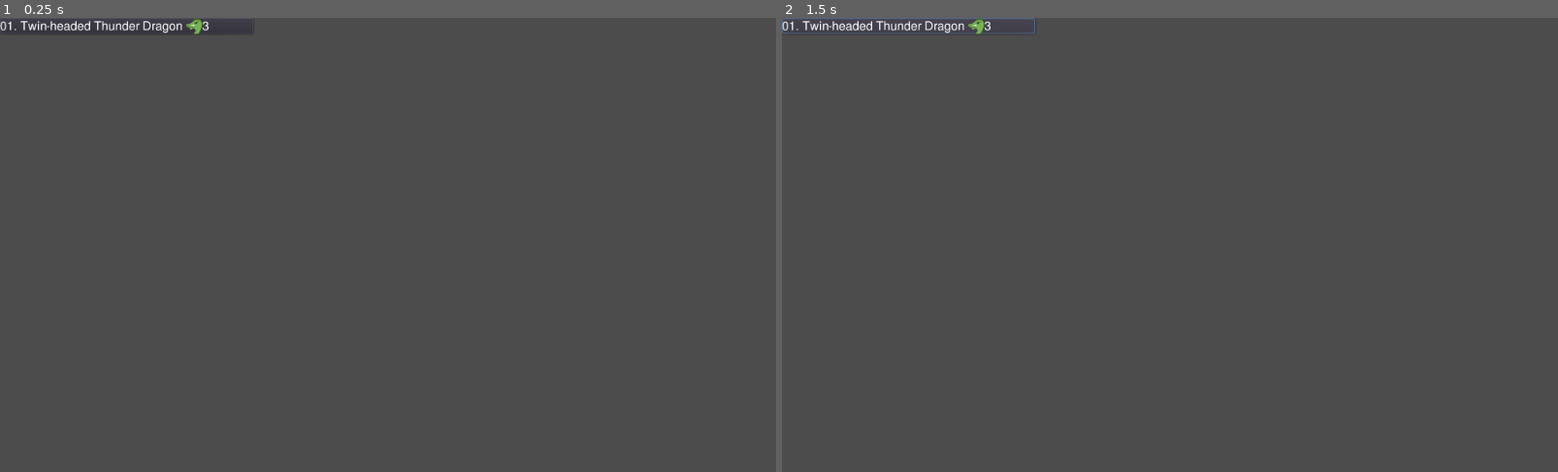
Above: before the commit, frames 1-2 (left to right).
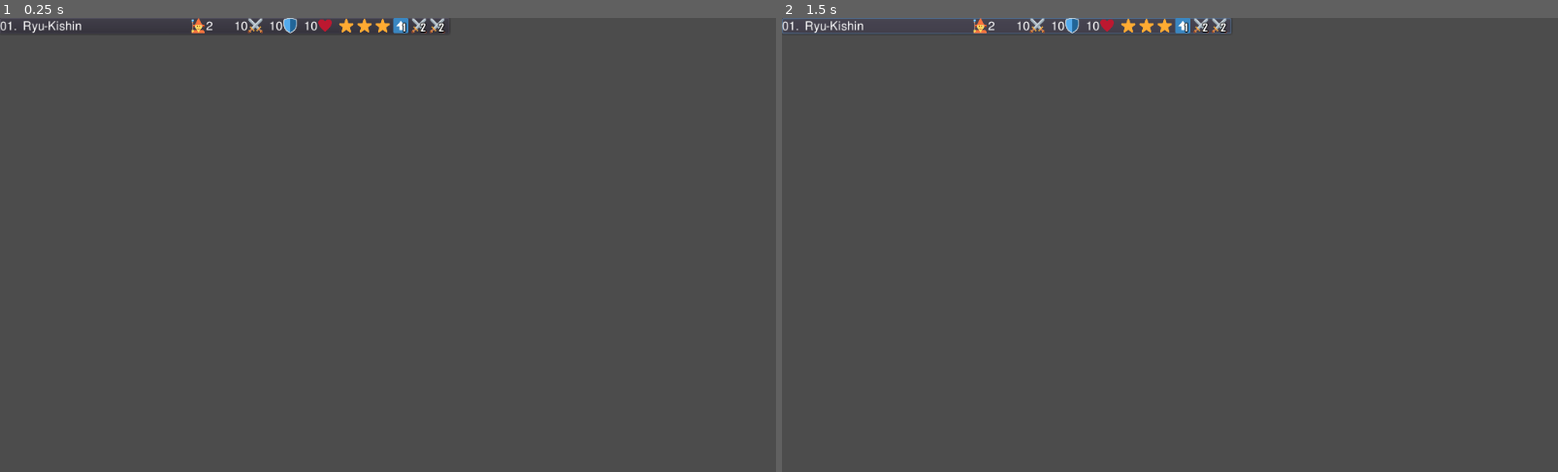
Above: after the commit, the same moments.

Repository: francocurotto/DDMre
Game: Godot game, scene res://interface2/dice_item/dice_item.tscn
Two runs of this game, one before a commit and one after it. Both use one fixed random seed, a clock stepped at 60 frames per second and the inputs below. This scene is started directly instead of the project's main scene.
Inputs (mouse positions are in pixels of both pictures, inside the frame that each line leads up to; where the layout moved, square brackets give the same spot in the first picture):
- Up to frame 1 (0.25 s): no input
- Up to frame 2 (1.5 s): click (1007, 27) [906, 27] at 0.5 s; click (1007, 27) [906, 27] at 1.25 s

The runs differ from the first frame. In frame 1, 0.8% of the frame differs, in the area x 2-58%, y 0-4%; in frame 2, 0.8%.
Error after the commit: Invalid set index 'text' (on base: 'null instance') with value of type 'String'. (res://interface2/dice_item/dice_item.gd:7)

Commit message:
finish diceitem

Diff:
--- a/source/engine/dice/cards/summon_card.gd
+++ b/source/engine/dice/cards/summon_card.gd
@@ -6,12 +6,12 @@
 var ability
 
 func _init(cardinfo):
-	name = cardinfo["NAME"]
-	type = cardinfo["TYPE"]
-	level = cardinfo["LEVEL"]
-	ability = cardinfo["ABILITY"] #TODO: change to proper abi
+    name = cardinfo["NAME"]
+    type = cardinfo["TYPE"]
+    level = cardinfo["LEVEL"]
+    ability = cardinfo["ABILITY"] #TODO: change to proper abi
 
 func is_monster():
-	return false
+    return false
 func is_item():
-	return false
+    return false
--- a/source/engine/dice/dice.gd
+++ b/source/engine/dice/dice.gd
@@ -14,45 +14,45 @@
 var sides
 
 func _init(diceid, dicedict):
-	id = diceid
-	level = dicedict["LEVEL"]
-	card = create_card(dicedict)
-	sides = create_sides(dicedict["CRESTS"])
+    id = diceid
+    level = dicedict["LEVEL"]
+    card = create_card(dicedict)
+    sides = create_sides(dicedict["CRESTS"])
 
 func create_card(cardinfo):
-	"""
-	Creates card object with cardinfo dictionary.
-	"""
-	if cardinfo["TYPE"] in MONSTERTYPES:
-		return MonsterCard.new(cardinfo)
-	elif cardinfo["TYPE"] == "ITEM":
-		return ItemCard.new(cardinfo)
+    """
+    Creates card object with cardinfo dictionary.
+    """
+    if cardinfo["TYPE"] in MONSTERTYPES:
+        return MonsterCard.new(cardinfo)
+    elif cardinfo["TYPE"] == "ITEM":
+        return ItemCard.new(cardinfo)
 
 func create_sides(string):
-	"""
-	Creates a list of dice sides given a string of crests from
-	dice library file.
-	"""
-	# first break the string into a list of side strings
-	var sidestrings = []
-	for chr in string:
-		if chr in CRESTCHARS:
-			sidestrings.append(chr)
-			if chr == "S": # add level as multiplier
-				sidestrings[-1] += str(level)
-		else: # expected to be a digit
-			sidestrings[-1] += chr
+    """
+    Creates a list of dice sides given a string of crests from
+    dice library file.
+    """
+    # first break the string into a list of side strings
+    var sidestrings = []
+    for chr in string:
+        if chr in CRESTCHARS:
+            sidestrings.append(chr)
+            if chr == "S": # add level as multiplier
+                sidestrings[-1] += str(level)
+        else: # expected to be a digit
+            sidestrings[-1] += chr
 
-	# then convert the side strings into side objects
-	var sidelist = []
-	for sidestring in sidestrings:
-		sidelist.append(Side.new(sidestring))
+    # then convert the side strings into side objects
+    var sidelist = []
+    for sidestring in sidestrings:
+        sidelist.append(Side.new(sidestring))
 
-	return sidelist
+    return sidelist
 
 func roll():
-	"""
-	Roll the dice and produce a side.
-	"""
-	var side = sides[randi() % sides.size()]
-	emit_signal("rolled", side)
+    """
+    Roll the dice and produce a side.
+    """
+    var side = sides[randi() % sides.size()]
+    emit_signal("rolled", side)
--- a/source/interface2/dice_item/dice_item.gd
+++ b/source/interface2/dice_item/dice_item.gd
@@ -4,7 +4,23 @@
 export (int, 1, 124) var diceidx = 89 setget set_diceidx
 
 func set_dice(dice):
-    $Button/HBoxContainer/Name.text =  dice.card.name
+    $HBoxContainer/Name.text =  dice.card.name
+    $HBoxContainer/TLA/Type.texture = load("res://art/icons/TYPE_" + dice.card.type + ".png")
+    $HBoxContainer/TLA/Level.text = str(dice.level)
+    if dice.card.ability.empty():
+        $HBoxContainer/TLA/Ability.texture = null
+    else:
+        $HBoxContainer/TLA/Ability.texture = load("res://art/icons/ABILITY.png")
+    if dice.card.is_monster():
+        $HBoxContainer/Attack/AttackValue.text = str(dice.card.attack)
+        $HBoxContainer/Defense/DefenseValue.text = str(dice.card.defense)
+        $HBoxContainer/Health/HealthValue.text = str(dice.card.health)
+    else: # is item
+        $HBoxContainer/Attack.set_visible(false)
+        $HBoxContainer/Defense.set_visible(false)
+        $HBoxContainer/Health.set_visible(false)
+    for i in dice.sides.size():
+        $HBoxContainer/Sides.get_child(i).set_side(dice.sides[i])
 
 func set_diceidx(_diceidx):
     diceidx = _diceidx
--- a/source/interface2/dice_item/dice_item.tscn
+++ b/source/interface2/dice_item/dice_item.tscn
@@ -1,18 +1,24 @@
-[gd_scene load_steps=4 format=2]
+[gd_scene load_steps=9 format=2]
 
 [ext_resource path="res://interface2/dice_item/dice_item.gd" type="Script" id=1]
 [ext_resource path="res://art/fonts/dice_item.tres" type="DynamicFont" id=2]
-[ext_resource path="res://art/icons/TYPE_DRAGON.png" type="Texture" id=3]
+[ext_resource path="res://art/icons/TYPE_SPELLCASTER.png" type="Texture" id=3]
+[ext_resource path="res://art/icons/HEALTH.png" type="Texture" id=4]
+[ext_resource path="res://art/icons/CREST_DEFENSE.png" type="Texture" id=5]
+[ext_resource path="res://art/icons/CREST_ATTACK.png" type="Texture" id=6]
+[ext_resource path="res://interface2/dice_item/side_item.tscn" type="PackedScene" id=7]
+[ext_resource path="res://art/icons/CREST_SUMMON.png" type="Texture" id=8]
 
 [node name="DiceItem" type="MarginContainer"]
-margin_right = 334.0
+margin_right = 593.0
 margin_bottom = 21.0
 script = ExtResource( 1 )
+diceidx = 5
 
 [node name="HBoxContainer" type="HBoxContainer" parent="."]
-margin_right = 334.0
+margin_right = 593.0
 margin_bottom = 21.0
-custom_constants/separation = 5
+custom_constants/separation = 8
 
 [node name="Index" type="Label" parent="HBoxContainer"]
 margin_right = 22.0
@@ -21,43 +27,161 @@
 text = "01."
 
 [node name="Name" type="Label" parent="HBoxContainer"]
-margin_left = 27.0
-margin_right = 241.0
+margin_left = 30.0
+margin_right = 244.0
 margin_bottom = 21.0
 rect_min_size = Vector2( 214, 0 )
 custom_fonts/font = ExtResource( 2 )
-text = "Twin-headed Thunder Dragon"
+text = "Ryu-Kishin"
 
 [node name="TLA" type="HBoxContainer" parent="HBoxContainer"]
-margin_left = 246.0
-margin_right = 297.0
+margin_left = 252.0
+margin_right = 301.0
 margin_bottom = 21.0
 custom_constants/separation = 0
 
 [node name="Type" type="TextureRect" parent="HBoxContainer/TLA"]
-margin_right = 21.0
+margin_right = 20.0
 margin_bottom = 21.0
-rect_min_size = Vector2( 21, 0 )
+rect_min_size = Vector2( 20, 20 )
 texture = ExtResource( 3 )
 expand = true
 stretch_mode = 5
 
 [node name="Level" type="Label" parent="HBoxContainer/TLA"]
-margin_left = 21.0
-margin_right = 30.0
+margin_left = 20.0
+margin_right = 29.0
 margin_bottom = 21.0
+rect_min_size = Vector2( 9, 0 )
 custom_fonts/font = ExtResource( 2 )
-text = "3"
+text = "2"
 
 [node name="Ability" type="TextureRect" parent="HBoxContainer/TLA"]
-margin_left = 30.0
-margin_right = 51.0
+margin_left = 29.0
+margin_right = 49.0
 margin_bottom = 21.0
-rect_min_size = Vector2( 21, 0 )
+rect_min_size = Vector2( 20, 20 )
 expand = true
 stretch_mode = 5
 
+[node name="Attack" type="HBoxContainer" parent="HBoxContainer"]
+margin_left = 309.0
+margin_right = 347.0
+margin_bottom = 21.0
+custom_constants/separation = 0
+
+[node name="AttackValue" type="Label" parent="HBoxContainer/Attack"]
+margin_right = 18.0
+margin_bottom = 21.0
+rect_min_size = Vector2( 18, 0 )
+custom_fonts/font = ExtResource( 2 )
+text = "10"
+align = 2
+
+[node name="AttackIcon" type="TextureRect" parent="HBoxContainer/Attack"]
+margin_left = 18.0
+margin_right = 38.0
+margin_bottom = 21.0
+rect_min_size = Vector2( 20, 20 )
+texture = ExtResource( 6 )
+expand = true
+stretch_mode = 5
+
+[node name="Defense" type="HBoxContainer" parent="HBoxContainer"]
+margin_left = 355.0
+margin_right = 393.0
+margin_bottom = 21.0
+custom_constants/separation = 0
+
+[node name="DefenseValue" type="Label" parent="HBoxContainer/Defense"]
+margin_right = 18.0
+margin_bottom = 21.0
+rect_min_size = Vector2( 18, 0 )
+custom_fonts/font = ExtResource( 2 )
+text = "10"
+align = 2
+
+[node name="DefenseIcon" type="TextureRect" parent="HBoxContainer/Defense"]
+margin_left = 18.0
+margin_right = 38.0
+margin_bottom = 21.0
+rect_min_size = Vector2( 20, 20 )
+texture = ExtResource( 5 )
+expand = true
+stretch_mode = 5
+
+[node name="Health" type="HBoxContainer" parent="HBoxContainer"]
+margin_left = 401.0
+margin_right = 439.0
+margin_bottom = 21.0
+custom_constants/separation = 0
+
+[node name="HealthValue" type="Label" parent="HBoxContainer/Health"]
+margin_right = 18.0
+margin_bottom = 21.0
+rect_min_size = Vector2( 18, 0 )
+custom_fonts/font = ExtResource( 2 )
+text = "10"
+align = 2
+
+[node name="HealthIcon" type="TextureRect" parent="HBoxContainer/Health"]
+margin_left = 18.0
+margin_right = 38.0
+margin_bottom = 21.0
+rect_min_size = Vector2( 20, 20 )
+texture = ExtResource( 4 )
+expand = true
+stretch_mode = 5
+
+[node name="Sides" type="HBoxContainer" parent="HBoxContainer"]
+margin_left = 447.0
+margin_right = 587.0
+margin_bottom = 21.0
+
+[node name="SideItem1" parent="HBoxContainer/Sides" instance=ExtResource( 7 )]
+margin_bottom = 21.0
+texture = ExtResource( 8 )
+crest = "SUMMON"
+mult = 2
+
+[node name="SideItem2" parent="HBoxContainer/Sides" instance=ExtResource( 7 )]
+margin_left = 24.0
+margin_right = 44.0
+margin_bottom = 21.0
+texture = ExtResource( 8 )
+crest = "SUMMON"
+mult = 2
+
+[node name="SideItem3" parent="HBoxContainer/Sides" instance=ExtResource( 7 )]
+margin_left = 48.0
+margin_right = 68.0
+margin_bottom = 21.0
+texture = ExtResource( 8 )
+crest = "SUMMON"
+mult = 2
+
+[node name="SideItem4" parent="HBoxContainer/Sides" instance=ExtResource( 7 )]
+margin_left = 72.0
+margin_right = 92.0
+margin_bottom = 21.0
+
+[node name="SideItem5" parent="HBoxContainer/Sides" instance=ExtResource( 7 )]
+margin_left = 96.0
+margin_right = 116.0
+margin_bottom = 21.0
+texture = ExtResource( 6 )
+crest = "ATTACK"
+mult = 2
+
+[node name="SideItem6" parent="HBoxContainer/Sides" instance=ExtResource( 7 )]
+margin_left = 120.0
+margin_right = 140.0
+margin_bottom = 21.0
+texture = ExtResource( 6 )
+crest = "ATTACK"
+mult = 2
+
 [node name="Button" type="Button" parent="."]
 show_behind_parent = true
-margin_right = 334.0
+margin_right = 593.0
 margin_bottom = 21.0
--- a/source/interface2/dice_item/side_item.tscn
+++ b/source/interface2/dice_item/side_item.tscn
@@ -5,10 +5,12 @@
 [ext_resource path="res://art/icons/CREST_MOVEMENT.png" type="Texture" id=3]
 
 [node name="SideItem" type="TextureRect"]
-margin_right = 24.0
-margin_bottom = 24.0
+margin_right = 20.0
+margin_bottom = 20.0
+rect_min_size = Vector2( 20, 20 )
 texture = ExtResource( 3 )
 expand = true
+stretch_mode = 5
 script = ExtResource( 2 )
 
 [node name="Mult" type="Label" parent="."]
